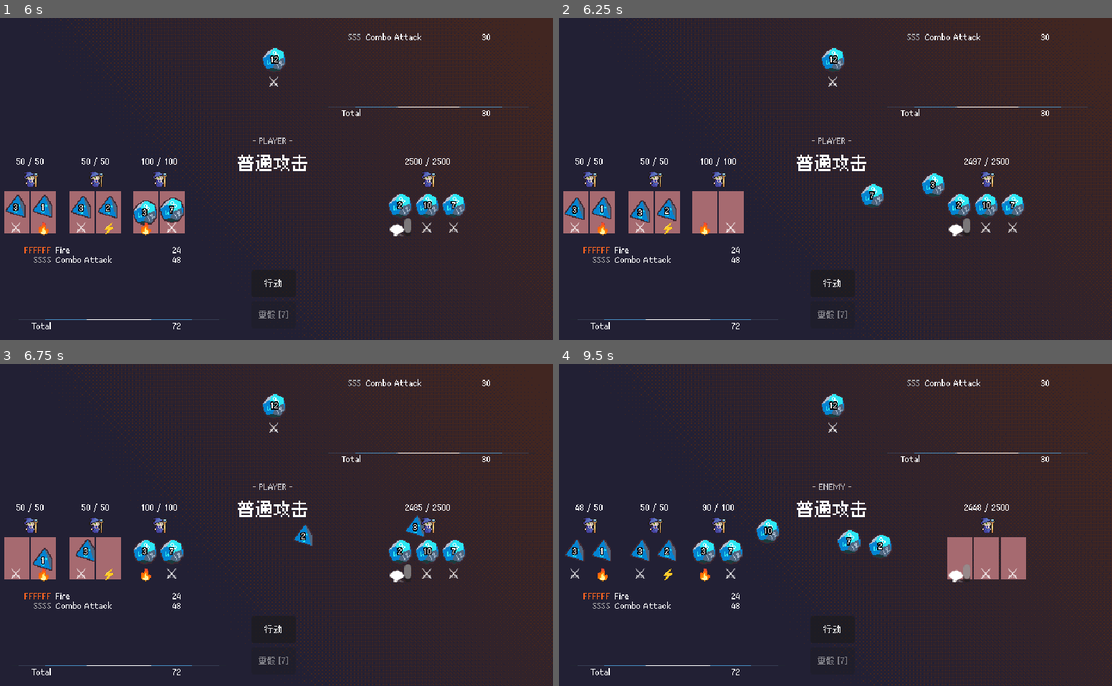
Above: before the commit, frames 1-4 (two rows, left to right).
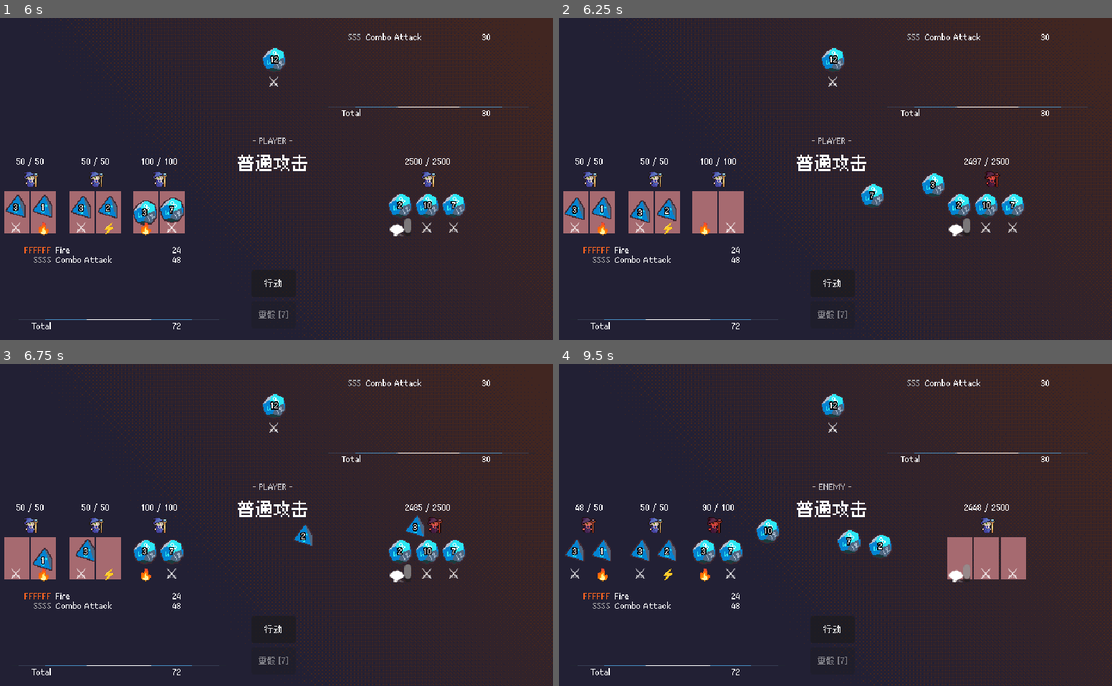
Above: after the commit, the same moments.

Repository: betairylia/DiceQuestPro
Game: Godot game, scene res://Prototyping/Prototype.tscn
The game is run twice, just before and just after one commit, with the same random seed, the same clock (stepped at 60 frames per second) and the same inputs. The engine's default icon, where the game draws it, is replaced by a stand-in: a white triangle on a blue panel in a dark square.
Inputs (mouse positions are in pixels of both pictures, inside the frame that each line leads up to):
- Up to frame 1 (6 s): click "行动" at 0.5 s; click "行动" at 1.25 s; click "行动" at 2 s; move the mouse to (160, 159) at 2.77 s; click (160, 159) at 2.92 s; move the mouse to (143, 211) at 3.52 s; click (143, 211) at 3.67 s; move the mouse to (171, 211) at 4.27 s; click (171, 211) at 4.42 s; move the mouse to (94, 159) at 5.02 s; click (94, 159) at 5.17 s; tap Enter at 5.75 s; move the mouse to (82, 211) at 5.77 s; click (82, 211) at 5.92 s
- Up to frame 2 (6.25 s): no input
- Up to frame 3 (6.75 s): move the mouse to (110, 557) at 6.52 s; click (110, 557) at 6.67 s
- Up to frame 4 (9.5 s): move the mouse to (592, 505) at 7.27 s; click (592, 505) at 7.42 s; move the mouse to (575, 557) at 8.02 s; click (575, 557) at 8.17 s; move the mouse to (603, 557) at 8.77 s; click (603, 557) at 8.92 s

Frame 1 is identical in both runs. In frame 2, 0.1% of the frame differs, in the area x 76-80%, y 47-53%; in frame 3, 0.2%; in frame 4, 0.3%, in the area x 4-31%, y 47-53%.

Commit message:
Checkpoint before spell logic system implementation
Co-Authored-By: Claude Opus 4.6 <noreply@anthropic.com>

Diff:
--- a/Prototyping/Data/ReviveD8.tres
+++ b/Prototyping/Data/ReviveD8.tres
@@ -6,5 +6,5 @@
 script = ExtResource("1_svkkd")
 type = 2
 digits = Array[int]([1, 2, 3, 4, 5, 6, 7, 8])
-elements = Array[int]([5, 6, 6, 6, 6, 6, 6, 7])
+elements = Array[int]([6, 5, 7, 6, 7, 6, 7, 7])
 metadata/_custom_type_script = "uid://dl5xgr47sh7i"
--- /dev/null
+++ b/Prototyping/Data/Spells/revive.tres
@@ -0,0 +1,8 @@
+[gd_resource type="Resource" script_class="Spell" format=3 uid="uid://b2v05vpquvpqq"]
+
+[ext_resource type="Script" uid="uid://u28a8vpslbd3" path="res://Source/Core/spell.gd" id="1_h2q5y"]
+
+[resource]
+script = ExtResource("1_h2q5y")
+display_name = "Revive"
+patterns = Array[String](["RR"])
--- a/Prototyping/HUD/SpellDetailView/spells_detail.gd
+++ b/Prototyping/HUD/SpellDetailView/spells_detail.gd
@@ -10,6 +10,7 @@
 	Consts.Elements.Thunder: Color(1.0,  0.87, 0.0),
 	Consts.Elements.Wind:    Color(0.67, 0.87, 1.0),
 	Consts.Elements.Nature:  Color(0.27, 0.80, 0.27),
+	Consts.Elements.Revive:  Color(0.27, 0.80, 0.27),
 }
 
 @onready var _container := $ScrollContainer/SpellDetailContainer
--- a/Prototyping/Prototype.tscn
+++ b/Prototyping/Prototype.tscn
@@ -10,13 +10,14 @@
 [ext_resource type="Resource" uid="uid://bnigeirx8he57" path="res://Prototyping/Data/FireMage.tres" id="3_eo8vy"]
 [ext_resource type="Resource" uid="uid://cynsf2ki8sg17" path="res://Prototyping/Data/Spells/fires.tres" id="3_ni1eb"]
 [ext_resource type="Resource" uid="uid://c74eqpn1v42uo" path="res://Prototyping/Data/Spells/melee.tres" id="4_v8jq8"]
+[ext_resource type="Resource" uid="uid://b2v05vpquvpqq" path="res://Prototyping/Data/Spells/revive.tres" id="5_tq74n"]
 [ext_resource type="Resource" uid="uid://c6gmc83nv8kky" path="res://Prototyping/Data/TestEnemy.tres" id="7_epufo"]
 [ext_resource type="Resource" uid="uid://eopw8wt81j8x" path="res://Prototyping/Data/FighterD12.tres" id="9_fycvh"]
 [ext_resource type="PackedScene" uid="uid://ctf70ay22bp3p" path="res://Prototyping/Nodes/RollableDice.tscn" id="12_fro8r"]
 
 [node name="Prototype" type="Node" unique_id=894070372]
 script = ExtResource("1_c6oeu")
-spells = Array[ExtResource("2_5couh")]([ExtResource("3_ni1eb"), ExtResource("4_v8jq8")])
+spells = Array[ExtResource("2_5couh")]([ExtResource("3_ni1eb"), ExtResource("4_v8jq8"), ExtResource("5_tq74n")])
 playersData = Array[ExtResource("2_544xo")]([ExtResource("3_5couh"), ExtResource("3_eo8vy"), ExtResource("3_eo8vy")])
 enemiesData = Array[ExtResource("2_544xo")]([ExtResource("7_epufo")])
 envDie = ExtResource("9_fycvh")
@@ -30,12 +31,15 @@
 
 [node name="PlayerChar-Combat" parent="." unique_id=876047242 instance=ExtResource("2_4tqe8")]
 position = Vector2(200, 182)
+knockback_direction = Vector2(-1, 0)
 
 [node name="PlayerChar-Combat2" parent="." unique_id=1955269839 instance=ExtResource("2_4tqe8")]
 position = Vector2(129, 182)
+knockback_direction = Vector2(-1, 0)
 
 [node name="PlayerChar-Combat3" parent="." unique_id=1517645035 instance=ExtResource("2_4tqe8")]
 position = Vector2(56, 182)
+knockback_direction = Vector2(-1, 0)
 
 [node name="EnemySlot1" parent="." unique_id=1056257774 instance=ExtResource("2_4tqe8")]
 position = Vector2(500, 182)
--- a/Source/Core/Promise/group_await.gd
+++ b/Source/Core/Promise/group_await.gd
@@ -1,7 +1,8 @@
 class_name BindGroupAwait
 extends RefCounted
 
-signal _all_complete
+var _all_complete: bool
+signal _signal_all_complete
 
 var _counter: int = 0
 var _results: Array = []
@@ -21,18 +22,26 @@
 	if _counter == 0:
 		return []
 
+	_all_complete = false
+
 	for ix in range(len(tasks)):
 		var task: AwaitWrapper = tasks[ix]
 		task._done.connect(_on_signal_complete(ix), CONNECT_ONE_SHOT)
 		task.Run()
 
-	await _all_complete
+	if not _all_complete:
+		await _signal_all_complete
 	return _results
+
+func _until_all_complete():
+	while(_all_complete == false):
+		pass
 
 func _on_signal_complete(id: int) -> Callable:
 	var foo = func foo(result) -> void:
 		_counter -= 1
 		_results[id] = result
 		if _counter == 0:
-			_all_complete.emit()
+			_all_complete = true
+			_signal_all_complete.emit()
 	return foo
--- a/Source/Core/mob.gd
+++ b/Source/Core/mob.gd
@@ -11,11 +11,26 @@
 const DICE_Y := 28.0
 const DICE_INTERVAL := 30.0
 
+const KNOCKBACK_DIST    := 8.0
+const KNOCKBACK_DURATION := 0.6
+const FLASH_DURATION    := 0.6
+const FLASH_COLOR       := Color(1.0, 0.25, 0.25)
+
 @export var health: int
 @export var data: MobData
+@export var knockback_direction: Vector2 = Vector2(1, 0)
+
+@onready var _sprite: AnimatedSprite2D = $AnimatedSprite2D
 
 var _dice: Array[RollableDice] = []
 var _is_dead: bool = false
+var _origin_pos: Vector2
+var _knockback_tween: Tween
+var _flash_tween: Tween
+
+
+func _ready() -> void:
+	_origin_pos = Vector2(0, 0)
 
 
 func setup(mob_data: MobData) -> void:
@@ -53,6 +68,9 @@
 	being_attacked.emit(resolved_info)
 	health_changed.emit(health, data.max_health)
 
+	if resolved_info.value > 0 and info.type != Consts.DamageType.Healing:
+		_play_hit_anim()
+
 	if health == 0 and not _is_dead:
 		_is_dead = true
 		_rebuild_dice(data.dead_dice)
@@ -61,6 +79,22 @@
 
 func is_alive() -> bool:
 	return not _is_dead
+
+
+func _play_hit_anim() -> void:
+	# Knockback: additive — new hits push further from origin
+	if _knockback_tween:
+		_knockback_tween.kill()
+	_sprite.position += knockback_direction * KNOCKBACK_DIST
+	_knockback_tween = create_tween().set_ease(Tween.EASE_OUT).set_trans(Tween.TRANS_CUBIC)
+	_knockback_tween.tween_property(_sprite, "position", _origin_pos, KNOCKBACK_DURATION)
+
+	# Red flash: max — always reset to full red, extend the fade
+	if _flash_tween:
+		_flash_tween.kill()
+	_sprite.modulate = FLASH_COLOR
+	_flash_tween = create_tween().set_ease(Tween.EASE_IN)
+	_flash_tween.tween_property(_sprite, "modulate", Color.WHITE, FLASH_DURATION)
 
 
 func get_dice() -> Array[RollableDice]:
--- a/Source/Core/targeting.gd
+++ b/Source/Core/targeting.gd
@@ -13,7 +13,7 @@
 	var alive := targets.filter(func(m: Mob) -> bool: return m.is_alive())
 
 	match element:
-		Consts.Elements.Idle:
+		Consts.Elements.Idle, Consts.Elements.Revive:
 			return null
 		Consts.Elements.Sword:
 			if alive.is_empty():
